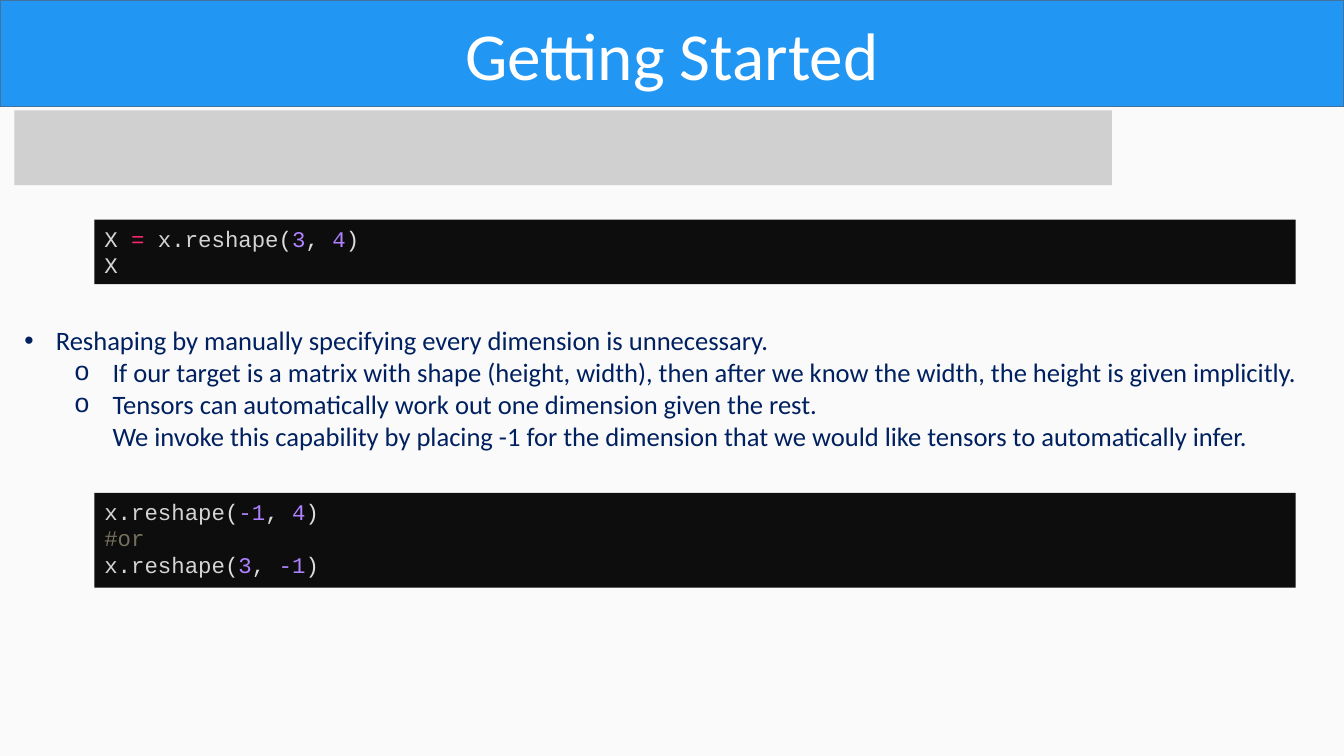
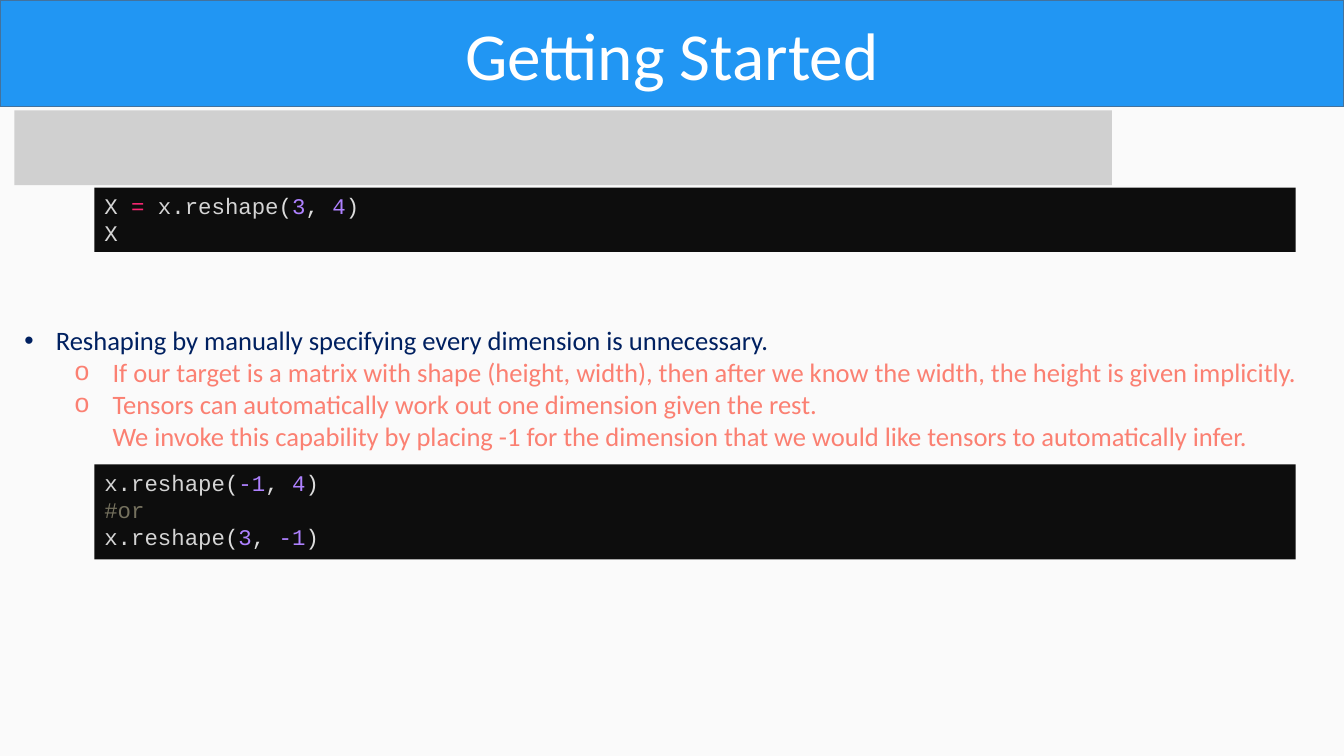
Before and after one commit to OmarAlmighty/D2L-Slides, a slide deck: slide 12 of D2L CH2 part1.pptx. Drawn at 1344x756 pixels with LibreOffice and Linux fonts; fonts in the diff are those of the drawing; grey boxes stand for pictures. Boxes give left, top, right and bottom in pixels: in the first picture for what was removed or moved away, otherwise in the second. Text is boxed around its words. In the diff, an @@ line names an element or a change of style, - is before the commit and + after.

```diff
--- a/D2L CH2 part1.pptx
+++ b/D2L CH2 part1.pptx
@@ rectangle "X = x.reshape(3, 4)": place and size @@
-rectangle "X = x.reshape(3, 4)" at <box>95,220,1297,284</box>
+rectangle "X = x.reshape(3, 4)" at <box>95,188,1297,252</box>
@@ text at <box>113,363,1296,451</box>: text colour #002060 to #FB8072 in "If our target is a matrix with ...", "Tensors can automatically work out one dimension ..." @@
@@ rectangle "x.reshape(-1, 4)": place and size @@
-rectangle "x.reshape(-1, 4)" at <box>95,493,1297,588</box>
+rectangle "x.reshape(-1, 4)" at <box>95,465,1297,560</box>
```
Also in this commit, not shown: 15 other slides changed, 5 other files.
